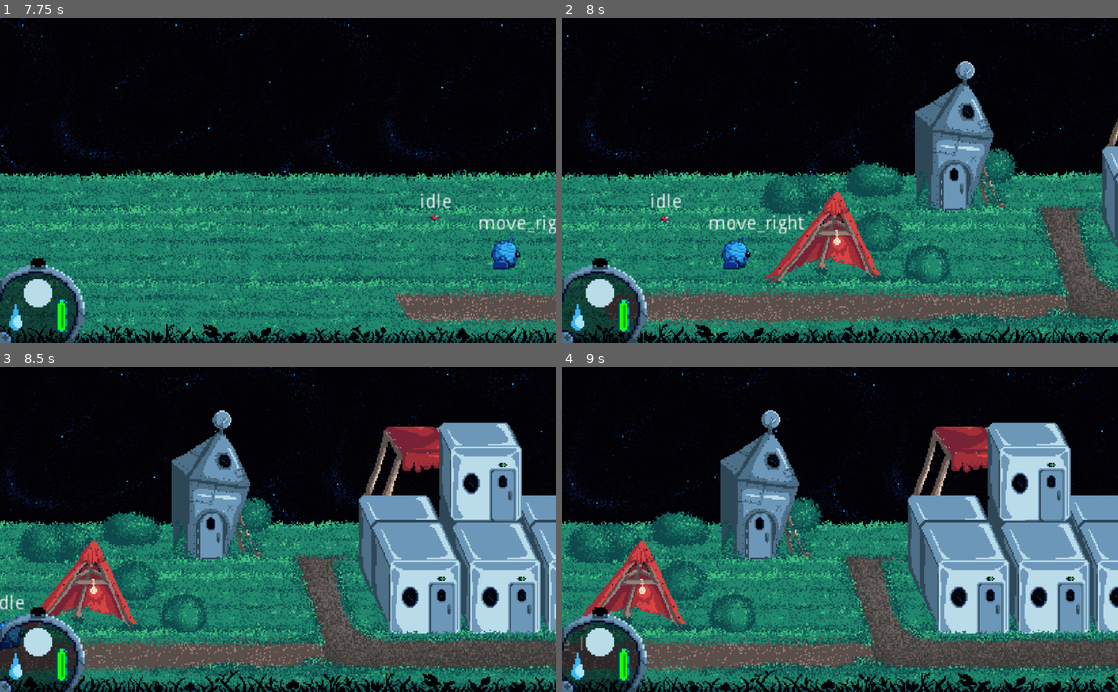
Above: before the commit, frames 1-4 (two rows, left to right).
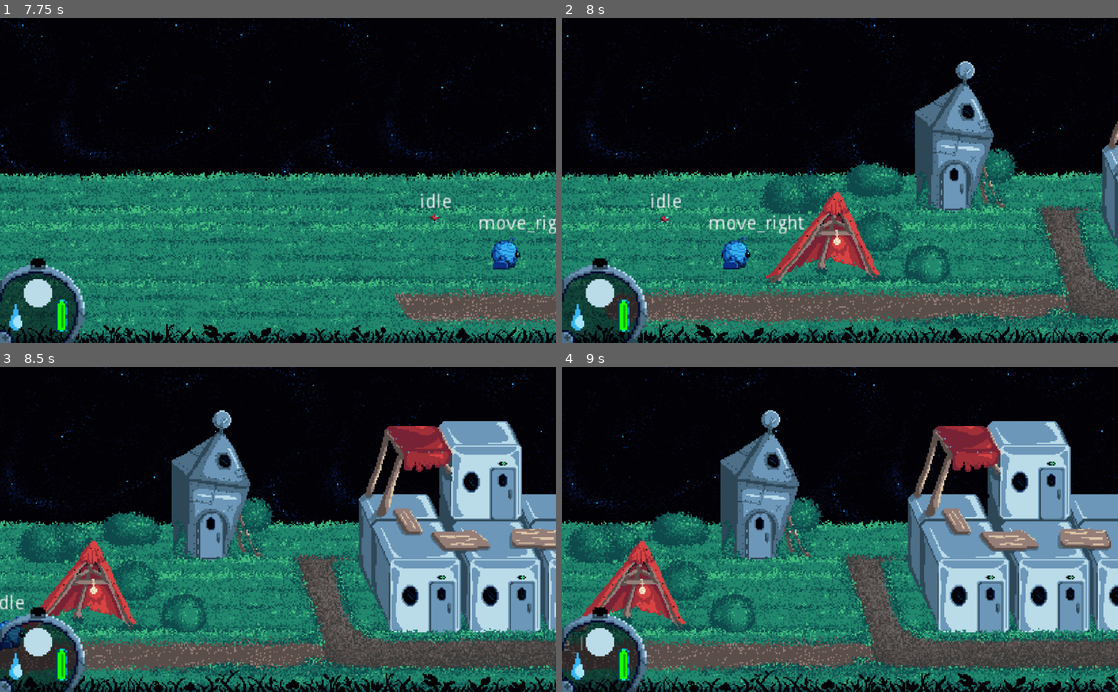
Above: after the commit, the same moments.

Repository: GeekzGamingz/Myunjoule
Game: Godot game, scene res://source/Levels/Moon.tscn
The game is run twice, just before and just after one commit, with the same random seed, the same clock (stepped at 60 frames per second) and the same inputs. The engine's default icon, where the game draws it, is replaced by a stand-in: a white triangle on a blue panel in a dark square.
Inputs:
- Up to frame 1 (7.75 s): hold E (activate) 0.53-1.28 s; hold W (move_forward) 0.53-2.03 s; tap Tab (expo_tab) at 1.35, 4.35, 7.35 s; hold A (move_left) 2.03-3.53 s; tap 1 (select_choice_1) at 2.1, 5.1 s; tap Enter at 2.75 s; tap 2 (select_choice_2) at 2.85, 5.85 s; hold S (move_backward) 3.53-4.28 s; hold E (activate) 3.53-4.28 s; hold D (move_right) 4.28-5.03 s; hold W (move_forward) 5.03-5.78 s; hold D (move_right) from 5.78 s (still down); hold E (activate) 6.53-7.28 s
- Up to frame 2 (8 s): keep holding D (move_right)
- Up to frame 3 (8.5 s): release D (move_right) at 8.03 s; hold S (move_backward) from 8.03 s (still down); tap 1 (select_choice_1) at 8.1 s
- Up to frame 4 (9 s): release S (move_backward) at 8.78 s; hold A (move_left) from 8.78 s (still down); tap 2 (select_choice_2) at 8.85 s

Frame 1 is identical in both runs. In frame 2, 0.2% of the frame differs, in the area x 97-100%, y 30-71%; in frame 3, 4.9%; in frame 4, 5.1%, in the area x 62-100%, y 16-84%.

Commit message:
Town & Collisions

Diff:
--- a/source/Levels/Beach/Beach.tscn
+++ b/source/Levels/Beach/Beach.tscn
@@ -270,12 +270,15 @@
 script = ExtResource( 7 )
 
 [node name="Background" type="Sprite" parent="."]
+z_index = -3
 texture = ExtResource( 3 )
 
 [node name="Midground" type="Sprite" parent="."]
+z_index = -2
 texture = ExtResource( 6 )
 
 [node name="Foreground" type="Sprite" parent="."]
+z_index = -1
 texture = ExtResource( 4 )
 
 [node name="Waves" type="Sprite" parent="."]
--- a/source/Levels/Town/Town.tscn
+++ b/source/Levels/Town/Town.tscn
@@ -7,16 +7,20 @@
 [ext_resource path="res://assets/Foregrounds/Town/area2-Midground-Houses2.png" type="Texture" id=5]
 [ext_resource path="res://assets/Foregrounds/Town/area2-Midground-Houses3.png" type="Texture" id=6]
 [ext_resource path="res://assets/Foregrounds/Town/area2-Midground-Object-bush1.png" type="Texture" id=7]
-[ext_resource path="res://assets/Foregrounds/Town/area2-Grappling-Top.png" type="Texture" id=8]
 [ext_resource path="res://assets/Foregrounds/Town/area2-Midground-Houses1.png" type="Texture" id=9]
 [ext_resource path="res://assets/Foregrounds/Town/area2-Background-box.png" type="Texture" id=10]
-[ext_resource path="res://assets/Foregrounds/Town/area2-Grappling-Middle.png" type="Texture" id=11]
 [ext_resource path="res://assets/Foregrounds/Town/area2-Midground-Object-bushes.png" type="Texture" id=12]
 [ext_resource path="res://assets/Foregrounds/Town/area2-Background-house.png" type="Texture" id=13]
-[ext_resource path="res://assets/Foregrounds/Town/area2-Grappling-Bottom.png" type="Texture" id=14]
 [ext_resource path="res://assets/Foregrounds/Town/area2-Background-bushes.png" type="Texture" id=15]
 [ext_resource path="res://assets/Foregrounds/Town/area2-Midground-Object-Tent.png" type="Texture" id=16]
 [ext_resource path="res://source/Objects/Fountain/Fountain.tscn" type="PackedScene" id=17]
+[ext_resource path="res://assets/Foregrounds/Town/GrapplingAreas/area2-Grappling-Bottom-House1.png" type="Texture" id=18]
+[ext_resource path="res://assets/Foregrounds/Town/GrapplingAreas/area2-Grappling-Middle-House1.png" type="Texture" id=19]
+[ext_resource path="res://assets/Foregrounds/Town/GrapplingAreas/area2-Grappling-Top-House2.png" type="Texture" id=20]
+[ext_resource path="res://assets/Foregrounds/Town/GrapplingAreas/area2-Grappling-Middle-House2.png" type="Texture" id=21]
+[ext_resource path="res://assets/Foregrounds/Town/GrapplingAreas/area2-Grappling-Bottom-House3.png" type="Texture" id=22]
+[ext_resource path="res://assets/Foregrounds/Town/GrapplingAreas/area2-Grappling-Bottom-House2.png" type="Texture" id=23]
+[ext_resource path="res://source/Objects/Tweehous/Tweehous.tscn" type="PackedScene" id=24]
 
 [sub_resource type="Animation" id=8]
 length = 0.001
@@ -28,14 +32,20 @@
 step = 0.2
 
 [node name="Town" type="YSort"]
+__meta__ = {
+"_edit_horizontal_guides_": [ 54.0, 15.0, -109.0 ]
+}
 
 [node name="Background" type="Sprite" parent="."]
+z_index = -3
 texture = ExtResource( 3 )
 
 [node name="Midground" type="Sprite" parent="."]
+z_index = -2
 texture = ExtResource( 2 )
 
 [node name="Foreground" type="Sprite" parent="."]
+z_index = -1
 texture = ExtResource( 4 )
 
 [node name="AnimationPlayers" type="Node2D" parent="."]
@@ -48,69 +58,164 @@
 
 [node name="TownObjects" type="YSort" parent="."]
 
-[node name="Bushes" type="StaticBody2D" parent="TownObjects"]
-collision_mask = 3
-
-[node name="Sprite" type="Sprite" parent="TownObjects/Bushes"]
+[node name="Bushes" type="Sprite" parent="TownObjects"]
 texture = ExtResource( 15 )
 
 [node name="House" type="StaticBody2D" parent="TownObjects"]
+position = Vector2( 0, 10 )
 collision_mask = 3
 
 [node name="Sprite" type="Sprite" parent="TownObjects/House"]
+position = Vector2( 0, -10 )
 texture = ExtResource( 13 )
 
+[node name="CollisionPolygon2D" type="CollisionPolygon2D" parent="TownObjects/House"]
+position = Vector2( 0, -10 )
+polygon = PoolVector2Array( -588, 22, -603, 11, -553, 10, -536, 20 )
+
 [node name="Box" type="StaticBody2D" parent="TownObjects"]
+position = Vector2( 0, 15 )
 collision_mask = 3
 
 [node name="Sprite" type="Sprite" parent="TownObjects/Box"]
+position = Vector2( 0, -15 )
 texture = ExtResource( 10 )
 
+[node name="CollisionPolygon2D" type="CollisionPolygon2D" parent="TownObjects/Box"]
+polygon = PoolVector2Array( 584, 7, 579, 0, 636, 0, 635, 4, 626, 8 )
+
 [node name="Tent" type="StaticBody2D" parent="TownObjects"]
-position = Vector2( -670, 43 )
+position = Vector2( -670, 53 )
 collision_mask = 3
 
 [node name="Sprite" type="Sprite" parent="TownObjects/Tent"]
+position = Vector2( 0, -10 )
 texture = ExtResource( 16 )
 
+[node name="CollisionPolygon2D" type="CollisionPolygon2D" parent="TownObjects/Tent"]
+polygon = PoolVector2Array( -44, 18, -28, 1, 32, 1, 42, 21, 34, 21, 27, 12, 19, 9, 8, 8, 3.00001, 9, 2, 13, -2, 14, -5, 13, -7, 10, -12, 9, -19, 12, -33, 23 )
+
 [node name="Houses1" type="StaticBody2D" parent="TownObjects"]
-position = Vector2( -370, 1 )
+position = Vector2( -370, 30 )
 collision_mask = 3
 
 [node name="Sprite" type="Sprite" parent="TownObjects/Houses1"]
+position = Vector2( 0, -30 )
 texture = ExtResource( 9 )
 
+[node name="CollisionPolygon2D2" type="CollisionPolygon2D" parent="TownObjects/Houses1"]
+polygon = PoolVector2Array( 95, 45, -71, 45, -96, -6, 96, -5 )
+
+[node name="Story2" type="Area2D" parent="TownObjects/Houses1"]
+
+[node name="CollisionPolygon2D" type="CollisionPolygon2D" parent="TownObjects/Houses1/Story2"]
+polygon = PoolVector2Array( -72, 0, -97, -55, -87, -56, -65, -9, 93, -9, 72, -56, 24, -56, 33, -38, -37, -37, -47, -57, -97, -55, -97, -63, -39, -65, -30, -46, 16, -46, 3, -67, 77, -66, 106, -2 )
+disabled = true
+
+[node name="Node2D" type="Node2D" parent="TownObjects/Houses1/Story2"]
+position = Vector2( 13, -139 )
+
+[node name="Grappling-Bottom" type="Sprite" parent="TownObjects/Houses1/Story2/Node2D"]
+position = Vector2( -34, 80 )
+z_index = 10
+texture = ExtResource( 18 )
+
+[node name="Story3" type="Area2D" parent="TownObjects/Houses1"]
+
+[node name="CollisionPolygon2D" type="CollisionPolygon2D" parent="TownObjects/Houses1/Story3"]
+polygon = PoolVector2Array( -75, -104, -63, -86, -29, -88, -24, -91, 23, -92, 13, -110, -33, -110, -37, -106, -75, -104, -82, -105, -85, -109, -42, -110, -38, -114, 17, -114, 32, -86, -21, -87, -28, -81, -66, -80, -82, -105 )
+disabled = true
+
+[node name="Node2D" type="Node2D" parent="TownObjects/Houses1/Story3"]
+position = Vector2( -56, -45 )
+
+[node name="Grappling-Mid" type="Sprite" parent="TownObjects/Houses1/Story3/Node2D"]
+position = Vector2( 1, -28 )
+z_index = 20
+texture = ExtResource( 19 )
+
 [node name="Houses2" type="StaticBody2D" parent="TownObjects"]
-position = Vector2( -134, 0 )
+position = Vector2( -134, 30 )
 collision_mask = 3
 
 [node name="Sprite" type="Sprite" parent="TownObjects/Houses2"]
+position = Vector2( 0, -30 )
 texture = ExtResource( 5 )
 
+[node name="CollisionPolygon2D2" type="CollisionPolygon2D" parent="TownObjects/Houses2"]
+polygon = PoolVector2Array( 71, 44, -48, 45, -59.9435, 21.113, -85, 23, -92, 20, -102, -2, 70, -1 )
+
+[node name="Story2" type="Area2D" parent="TownObjects/Houses2"]
+
+[node name="CollisionPolygon2D" type="CollisionPolygon2D" parent="TownObjects/Houses2/Story2"]
+polygon = PoolVector2Array( -88, 4.00002, -116, -50, -107, -50, -80, -4, -37, -7, -6, -8, 0, -13, 8, -13, 15, -8, 62, -9, 48, -38, -67, -37, -77, -50, -107, -50, -116, -51, -119, -58, -70, -59, -60, -45, 57, -46, 79, -1 )
+disabled = true
+
+[node name="Node2D" type="Node2D" parent="TownObjects/Houses2/Story2"]
+position = Vector2( -22, -2 )
+
+[node name="Grappling-Bottom" type="Sprite" parent="TownObjects/Houses2/Story2/Node2D"]
+position = Vector2( 0, -26 )
+z_index = 10
+texture = ExtResource( 23 )
+
+[node name="Story3" type="Area2D" parent="TownObjects/Houses2"]
+
+[node name="CollisionPolygon2D" type="CollisionPolygon2D" parent="TownObjects/Houses2/Story3"]
+polygon = PoolVector2Array( -65, -111, -57, -92, -9, -92, -7, -96, 4, -96, 10, -92, 8, -87, 16, -65, 63, -66, 52, -89, 42, -93, 34, -109, -20, -110, -33, -110, -65, -111, -76, -107, -79, -117, 46, -118, 75, -58, 10, -56, -2, -85, -66, -80, -76, -107 )
+disabled = true
+
+[node name="Node2D" type="Node2D" parent="TownObjects/Houses2/Story3"]
+position = Vector2( 33, -21 )
+
+[node name="Grappling-Mid" type="Sprite" parent="TownObjects/Houses2/Story3/Node2D"]
+position = Vector2( 0, -31 )
+z_index = 20
+texture = ExtResource( 21 )
+
+[node name="Node2D2" type="Node2D" parent="TownObjects/Houses2/Story3"]
+position = Vector2( 25, -114 )
+
+[node name="Grappling-Top" type="Sprite" parent="TownObjects/Houses2/Story3/Node2D2"]
+z_index = 30
+texture = ExtResource( 20 )
+
 [node name="Houses3" type="StaticBody2D" parent="TownObjects"]
-position = Vector2( 23, 0 )
+position = Vector2( 23, 30 )
 collision_mask = 3
 
 [node name="Sprite" type="Sprite" parent="TownObjects/Houses3"]
+position = Vector2( 0, -30 )
 texture = ExtResource( 6 )
+
+[node name="CollisionPolygon2D2" type="CollisionPolygon2D" parent="TownObjects/Houses3"]
+polygon = PoolVector2Array( 74, 45, -45, 45, -66, -1, 63, 1 )
+
+[node name="Story2" type="Area2D" parent="TownObjects/Houses3"]
+
+[node name="CollisionPolygon2D" type="CollisionPolygon2D" parent="TownObjects/Houses3/Story2"]
+polygon = PoolVector2Array( -47, 1, -65, -38, -58, -37, -43, -8, 15, -8, 62, -9, 59, -15, 98, -16, 91, -28, 56, -28, 40, -56, -5, -56, 4, -37, -56, -37, -66, -38, -71, -44, -7, -44, -16, -62, 45, -63, 63, -34, 97, -35, 112, -10, 69, -10, 75, 0 )
+disabled = true
+
+[node name="Node2D" type="Node2D" parent="TownObjects/Houses3/Story2"]
+position = Vector2( 20, 33 )
+
+[node name="Grappling-Bottom" type="Sprite" parent="TownObjects/Houses3/Story2/Node2D"]
+position = Vector2( 0, -76 )
+z_index = 10
+texture = ExtResource( 22 )
+
+[node name="Story3" type="Area2D" parent="TownObjects/Houses3"]
+
+[node name="CollisionPolygon2D" type="CollisionPolygon2D" parent="TownObjects/Houses3/Story3"]
+polygon = PoolVector2Array( -65, -111, -57, -92, -9, -92, -19, -110, -33, -110, -65, -111, -74, -109, -79, -117, -12, -117, 5, -85, -64, -85, -74, -109 )
+disabled = true
+
+[node name="Tweehouse" parent="TownObjects" instance=ExtResource( 24 )]
+position = Vector2( 250, 43 )
 
 [node name="Fountain" parent="TownObjects" instance=ExtResource( 17 )]
 position = Vector2( 382.5, 27.5 )
-
-[node name="GrapplingAreas" type="YSort" parent="TownObjects"]
-position = Vector2( 23, 0 )
-
-[node name="Grappling-Bottom" type="Sprite" parent="TownObjects/GrapplingAreas"]
-position = Vector2( -23, 0 )
-texture = ExtResource( 14 )
-
-[node name="Grappling-Middle" type="Sprite" parent="TownObjects/GrapplingAreas"]
-position = Vector2( -23, 0 )
-texture = ExtResource( 11 )
-
-[node name="Grappling-Top" type="Sprite" parent="TownObjects/GrapplingAreas"]
-position = Vector2( -23, 0 )
-texture = ExtResource( 8 )
 
 [node name="Bush1" type="Sprite" parent="TownObjects"]
 position = Vector2( -634, 38 )
--- a/source/Objects/Fountain/Fountain.tscn
+++ b/source/Objects/Fountain/Fountain.tscn
@@ -80,7 +80,6 @@
 shape = SubResource( 12 )
 
 [node name="DialogArea" type="Area2D" parent="."]
-visible = false
 
 [node name="CollisionShape2D" type="CollisionShape2D" parent="DialogArea"]
 modulate = Color( 0.196078, 1, 0, 1 )
--- a/source/Objects/POI/POI.gd
+++ b/source/Objects/POI/POI.gd
@@ -5,7 +5,7 @@
 
 # Would love to just make this a single string...
 export var flavor = {
-	dialogue = ['Generic flavor text...'],
+	dialogue = ['Unknown[???]'],
 	choice_index = -1,
 	start_flag = ''
 }
--- /dev/null
+++ b/source/Objects/Tweehous/Tweehous.tscn
@@ -0,0 +1,55 @@
+[gd_scene load_steps=7 format=2]
+
+[ext_resource path="res://source/Objects/POI/POI.gd" type="Script" id=1]
+[ext_resource path="res://assets/Objects/Tweehous/area2-Grappling-Top-Tweehous.png" type="Texture" id=2]
+[ext_resource path="res://assets/Objects/Tweehous/area2-Grappling-Bottom-Tweehous.png" type="Texture" id=3]
+[ext_resource path="res://assets/Objects/Tweehous/area2-Grappling-Middle-Tweehous.png" type="Texture" id=4]
+
+[sub_resource type="CircleShape2D" id=13]
+radius = 49.0
+
+[sub_resource type="CircleShape2D" id=15]
+
+[node name="Tweehouse" type="StaticBody2D"]
+collision_layer = 8
+
+[node name="Sprite-Bottom" type="Sprite" parent="."]
+position = Vector2( 0, -67 )
+texture = ExtResource( 3 )
+
+[node name="Sprite-Top" type="Sprite" parent="."]
+position = Vector2( 26, -102 )
+z_index = 30
+texture = ExtResource( 2 )
+
+[node name="CollisionPolygon2D" type="CollisionPolygon2D" parent="."]
+polygon = PoolVector2Array( -36, 18, -40, 18, -41, 17, -40, 15, -38, 13, -37, 11, -35, 10, -33, 8, -30, 7, -26, 7, -24, 5, -22, 3, -22, 1, -21, -1, -18, -2, -16, -3, -14, -5, -12, -5, -8, -5, -3, -4, 0, -4, 3, -4, 6, -3, 9, -1, 12, 0, 13, 1, 13, 2, 11, 3, 9, 4, 8, 6, 8, 8, 9, 9, 14, 13, 17, 18, 18, 21, 17, 23, 15, 23, 13, 21, 10, 19, 8, 18, 5, 15, 4, 12, 3, 11, -2, 9, -5, 8, -9, 7, -12, 7, -14, 7, -16, 7, -19, 8, -23, 11, -27, 13, -31, 14, -34, 16 )
+
+[node name="DialogArea" type="Area2D" parent="."]
+
+[node name="CollisionShape2D" type="CollisionShape2D" parent="DialogArea"]
+modulate = Color( 0.196078, 1, 0, 1 )
+position = Vector2( -8, 4 )
+shape = SubResource( 13 )
+
+[node name="Story2" type="Area2D" parent="."]
+position = Vector2( 0, -96 )
+
+[node name="CollisionPolygon2D" type="CollisionPolygon2D" parent="Story2"]
+position = Vector2( 22, 32 )
+polygon = PoolVector2Array( -75, 10, -89, 16, -101, 21, -117, 21, -130, 14, -133, 2, -132, -10, -123, 0, -121, 7, -117, 13, -110, 14, -98, 11, -91, 7, -84, 4, -71, 0, -63, -3, -54, -4, -46, -6, -42, -11, -39, -14, 35, -14, 33, -18, 25, -21, 16, -23, 10, -27, 5, -31, -45, -32, -57, -25, -66, -20, -75, -17, -86, -14, -96, -13, -111, -11, -119, -8, -122, -4, -123, 0, -132, -10, -124, -16, -100, -21, -48, -42, 9, -42, 27, -29, 47, -23, 50, -6, -29, -6, -41, 1, -58, 4 )
+disabled = true
+
+[node name="Node2D" type="Node2D" parent="Story2"]
+
+[node name="Grappling-Bottom" type="Sprite" parent="Story2/Node2D"]
+position = Vector2( 0, 3 )
+z_index = 10
+texture = ExtResource( 4 )
+
+[node name="POI" type="Area2D" parent="."]
+position = Vector2( 0, -50 )
+script = ExtResource( 1 )
+
+[node name="CollisionShape2D" type="CollisionShape2D" parent="POI"]
+shape = SubResource( 15 )
Binary file added: assets/Foregrounds/Town/GrapplingAreas/area2-Grappling-Bottom-House1.png
Not shown, added: assets/Foregrounds/Town/GrapplingAreas/area2-Grappling-Bottom-House1.png.import
Binary file added: assets/Foregrounds/Town/GrapplingAreas/area2-Grappling-Bottom-House2.png
Not shown, added: assets/Foregrounds/Town/GrapplingAreas/area2-Grappling-Bottom-House2.png.import
Binary file added: assets/Foregrounds/Town/GrapplingAreas/area2-Grappling-Bottom-House3.png
Not shown, added: assets/Foregrounds/Town/GrapplingAreas/area2-Grappling-Bottom-House3.png.import
Binary file added: assets/Foregrounds/Town/GrapplingAreas/area2-Grappling-Middle-House1.png
Not shown, added: assets/Foregrounds/Town/GrapplingAreas/area2-Grappling-Middle-House1.png.import
Binary file added: assets/Foregrounds/Town/GrapplingAreas/area2-Grappling-Middle-House2.png
Not shown, added: assets/Foregrounds/Town/GrapplingAreas/area2-Grappling-Middle-House2.png.import
Binary file added: assets/Foregrounds/Town/GrapplingAreas/area2-Grappling-Top-House2.png
Not shown, added: assets/Foregrounds/Town/GrapplingAreas/area2-Grappling-Top-House2.png.import
(and 12 more such lines)
